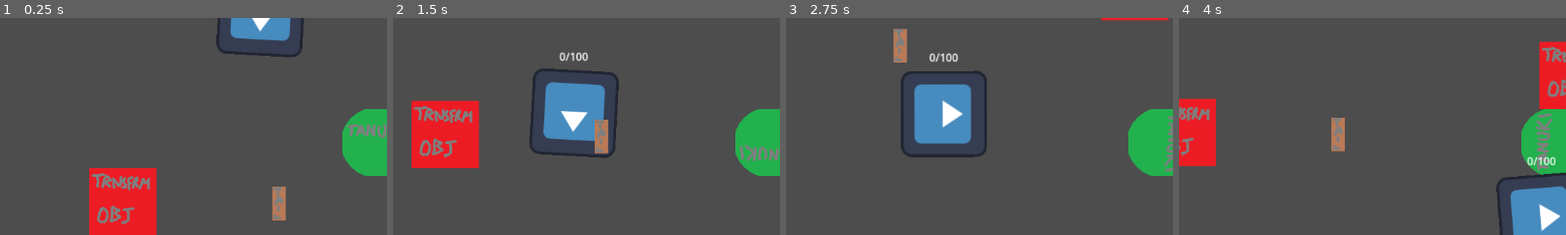
Above: before the commit, frames 1-4 (left to right).
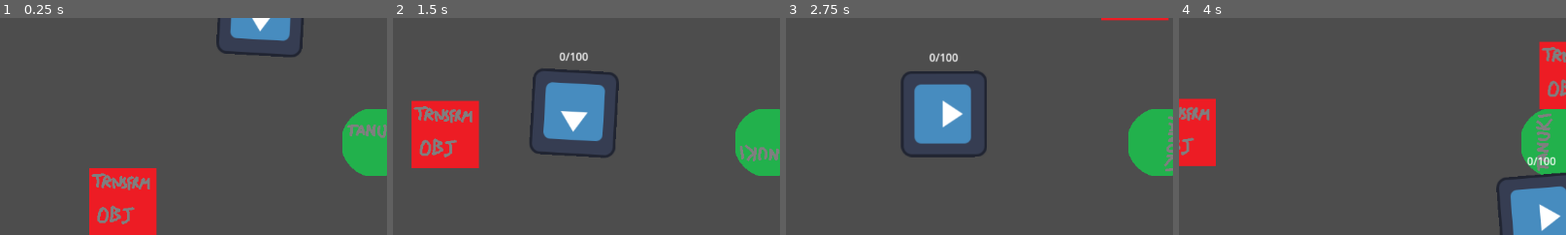
Above: after the commit, the same moments.

Repository: FinalExa/Tanuki
Game: Godot game, scene res://_Scenes/player_transform_test.tscn
Two runs of this game, one before a commit and one after it. Both use one fixed random seed, a clock stepped at 60 frames per second and the inputs below. The engine's default icon, where the game draws it, is replaced by a stand-in: a white triangle on a blue panel in a dark square.
Inputs:
- Up to frame 1 (0.25 s): no input
- Up to frame 2 (1.5 s): hold D (right) 0.53-1.28 s; tap E (transformation) at 0.6 s; hold S (down) from 1.28 s (still down); tap Shift (interact) at 1.35 s
- Up to frame 3 (2.75 s): tap E (transformation) at 1.55, 2.1 s; release S (down) at 2.03 s; hold D (right) from 2.03 s (still down)
- Up to frame 4 (4 s): release D (right) at 2.78 s; hold W (up) 2.78-3.53 s; tap E (transformation) at 2.85, 3.8 s; hold A (left) from 3.53 s (still down); tap Shift (interact) at 3.6 s
The pictures show only the part of the screen within x 2-51%, y 21-71%; the shares and areas given below are measured in that part.

The runs differ from the first frame. In frame 1, 0.5% of the frame differs, in the area x 70-74%, y 77-94%; in frame 2, 0.5%; in frame 3, 0.5%; in frame 4, 0.5%.

Commit message:
now working with tail too

Diff:
--- a/Enemies/Scripts/GuardCheck.gd
+++ b/Enemies/Scripts/GuardCheck.gd
@@ -34,7 +34,7 @@
 			direction = direction.normalized()
 			var query = PhysicsRayQueryParameters2D.create(controllerRef.position, rayTargets[i].global_position)
 			var result = space_state.intersect_ray(query)
-			if (result && result != { } && result.collider == controllerRef.characterRef):
+			if (result && result != { } && (result.collider == controllerRef.characterRef || result.collider == controllerRef.characterRef.tailRef)):
 				determine_suspicion_type(result.collider, delta)
 				break
 
@@ -55,11 +55,11 @@
 		else:
 			print("no conditions fullfilled")
 
-
 func _on_body_entered(body):
-	if (body == controllerRef.characterRef):
+	print(body.name)
+	if (body == controllerRef.characterRef || body == controllerRef.characterRef.tailRef):
 		checkWithRayCast = true
 
 func _on_body_exited(body):
-	if (body == controllerRef.characterRef):
+	if (body == controllerRef.characterRef || body == controllerRef.characterRef.tailRef):
 		checkWithRayCast = false
--- a/PlayerCharacter/PlayerCharacter.tscn
+++ b/PlayerCharacter/PlayerCharacter.tscn
@@ -6,7 +6,7 @@
 [ext_resource type="PackedScene" uid="uid://cek5x81rd0yiw" path="res://UI/ui.tscn" id="2_d3p1y"]
 [ext_resource type="Texture2D" uid="uid://dyiale1jrkaxh" path="res://PlayerCharacter/Sprites/PlayerSprite.png" id="2_qjwsv"]
 [ext_resource type="Script" path="res://PlayerCharacter/Scripts/TransformationChange.gd" id="3_bjmh7"]
-[ext_resource type="PackedScene" uid="uid://8kq357xda744" path="res://PlayerCharacter/tail.tscn" id="4_yivsb"]
+[ext_resource type="PackedScene" uid="uid://bqguar4cro7y5" path="res://PlayerCharacter/Tail.tscn" id="6_gubbw"]
 
 [sub_resource type="CircleShape2D" id="CircleShape2D_nxjry"]
 radius = 50.01
@@ -33,15 +33,19 @@
 [node name="Sprite2D" type="Sprite2D" parent="Rotator"]
 texture = ExtResource("2_qjwsv")
 
-[node name="TransformationChange" type="Node2D" parent="Rotator"]
+[node name="TransformationChange" type="Node2D" parent="Rotator" node_paths=PackedStringArray("tailRef", "tailLocation")]
 script = ExtResource("3_bjmh7")
 transformationDuration = 10
 tailActivationTime = 3
 timeRefundOnReactivation = 2
+tailRef = NodePath("Tail")
+tailLocation = NodePath("TailLocation")
 transformationLockDuration = 1
 
-[node name="Tail" parent="Rotator/TransformationChange" instance=ExtResource("4_yivsb")]
-position = Vector2(0, 72)
+[node name="TailLocation" type="Node2D" parent="Rotator/TransformationChange"]
+position = Vector2(0, 75)
+
+[node name="Tail" parent="Rotator/TransformationChange" instance=ExtResource("6_gubbw")]
 
 [node name="Movement" type="Node2D" parent="Rotator" node_paths=PackedStringArray("rigidbodyRef")]
 script = ExtResource("1_7j0ss")
--- a/PlayerCharacter/Scripts/PlayerCharacter.gd
+++ b/PlayerCharacter/Scripts/PlayerCharacter.gd
@@ -5,8 +5,13 @@
 signal unset_temp_trs
 signal give_self_reference
 
+var sceneRef: Node2D
 @export var tailRef: Node2D
 @export var transformationChangeRef: TransformationChange
+
+func _ready():
+	sceneRef = self.get_parent()
+	transformationChangeRef.sceneRef = sceneRef
 
 func _on_transformation_object_set_trs_ready(trsName, speed, properties):
 	emit_signal("set_temp_trs", trsName, speed, properties)
--- a/PlayerCharacter/Scripts/TransformationChange.gd
+++ b/PlayerCharacter/Scripts/TransformationChange.gd
@@ -20,7 +20,8 @@
 @export var transformationDuration = 0
 @export var tailActivationTime = 0
 @export var timeRefundOnReactivation = 0
-var tailReference
+@export var tailRef: Node2D
+@export var tailLocation: Node2D
 var tailInstance
 var transformationTimer
 
@@ -28,11 +29,11 @@
 var transformationLockTimer
 var transformationLock = false
 
+var sceneRef: Node2D
+
 func _ready():
 	transformationTimer = 0
-	tailReference = self.get_child(0)
-	tailInstance = self.get_child(0)
-	self.remove_child(tailInstance)
+	self.remove_child(tailRef)
 
 func _process(delta):
 	set_new_transformation()
@@ -72,17 +73,22 @@
 func deactivate_transformation():
 	emit_signal("reset_speed")
 	isTransformed = false
-	if (self.get_child_count()>0):
-		self.remove_child(tailInstance)
+	if (tailInstance != null):
+		sceneRef.remove_child(tailInstance)
+		tailInstance = null
 	transformation_lock_activate()
 
 func transformation_active(delta):
 	if (isTransformed):
 		if (transformationTimer<transformationDuration):
 			transformationTimer=clamp(transformationTimer+delta,0,transformationDuration)
-			if(transformationTimer>=tailActivationTime && self.get_child_count() == 0):
-				add_child(tailReference)
-				tailInstance = self.get_child(0)
+			if(transformationTimer>=tailActivationTime && tailInstance == null):
+				sceneRef.add_child(tailRef)
+				for i in sceneRef.get_child_count():
+					if (sceneRef.get_child(i) == tailRef):
+						tailInstance = sceneRef.get_child(i)
+						tailInstance.objectToTrack = tailLocation
+						break
 		else:
 			deactivate_transformation()
 	else:
--- /dev/null
+++ b/PlayerCharacter/TailFollow.gd
@@ -0,0 +1,7 @@
+extends StaticBody2D
+
+var objectToTrack: Node2D
+
+func _process(delta):
+	self.position = objectToTrack.global_position
+	self.rotation = objectToTrack.global_rotation
--- a/PlayerCharacter/tail.tscn
+++ b/PlayerCharacter/tail.tscn
@@ -1,16 +1,18 @@
-[gd_scene load_steps=3 format=3 uid="uid://8kq357xda744"]
+[gd_scene load_steps=4 format=3 uid="uid://bqguar4cro7y5"]
 
-[ext_resource type="Texture2D" uid="uid://b5u0mmv35267g" path="res://PlayerCharacter/Sprites/tail.png" id="1_lcwc3"]
+[ext_resource type="Texture2D" uid="uid://b5u0mmv35267g" path="res://PlayerCharacter/Sprites/tail.png" id="1_fayqy"]
+[ext_resource type="Script" path="res://PlayerCharacter/TailFollow.gd" id="1_v2iih"]
 
-[sub_resource type="RectangleShape2D" id="RectangleShape2D_oqrom"]
-size = Vector2(20, 56)
+[sub_resource type="RectangleShape2D" id="RectangleShape2D_qfj45"]
+size = Vector2(48, 49)
 
 [node name="Tail" type="StaticBody2D"]
-collision_layer = 4
+position = Vector2(0, 75)
+collision_layer = 11
+script = ExtResource("1_v2iih")
 
 [node name="CollisionShape2D" type="CollisionShape2D" parent="."]
-position = Vector2(0, 1)
-shape = SubResource("RectangleShape2D_oqrom")
+shape = SubResource("RectangleShape2D_qfj45")
 
 [node name="Sprite2D" type="Sprite2D" parent="."]
-texture = ExtResource("1_lcwc3")
+texture = ExtResource("1_fayqy")
--- a/_Scenes/player_transform_test.tscn
+++ b/_Scenes/player_transform_test.tscn
@@ -1,9 +1,8 @@
-[gd_scene load_steps=6 format=3 uid="uid://d34wwl7yqbe5r"]
+[gd_scene load_steps=5 format=3 uid="uid://d34wwl7yqbe5r"]
 
 [ext_resource type="PackedScene" uid="uid://dvqsbkk55uw2f" path="res://PlayerCharacter/PlayerCharacter.tscn" id="1_lxk7a"]
 [ext_resource type="PackedScene" uid="uid://dkix8gwtvv1ki" path="res://TransformationObjects/transformation_object.tscn" id="2_67gti"]
 [ext_resource type="PackedScene" uid="uid://bemukmxeqw8vh" path="res://Enemies/Guard.tscn" id="3_kj1fg"]
-[ext_resource type="PackedScene" uid="uid://8kq357xda744" path="res://PlayerCharacter/tail.tscn" id="4_b08f8"]
 
 [sub_resource type="NavigationPolygon" id="NavigationPolygon_71oav"]
 vertices = PackedVector2Array(576, 320, -576, 320, -576, -320, 576, -320)
@@ -26,9 +25,9 @@
 [node name="Guard" parent="." node_paths=PackedStringArray("moveActions") instance=ExtResource("3_kj1fg")]
 isInPatrol = true
 patrolActions = Array[int]([1, 1, 0, 2, 0, 1, 2, 0, 1, 0])
-waitActions = Array[float]([2.0, 2.0, 2.0, 2.0])
+waitActions = Array[float]([2.0, 2.0, 5.0, 2.0])
 moveActions = [NodePath("../FirstCheckPoint"), NodePath("../SecondCheckPoint"), NodePath("../FirstCheckPoint"), NodePath("../ThirdCheckPoint")]
-lookActions = Array[int]([1, 0])
+lookActions = Array[int]([1, 2])
 
 [node name="NavigationRegion2D" type="NavigationRegion2D" parent="."]
 navigation_polygon = SubResource("NavigationPolygon_71oav")
@@ -42,9 +41,6 @@
 [node name="ThirdCheckPoint" type="Node2D" parent="."]
 position = Vector2(-360, -200)
 
-[node name="Tail" parent="." instance=ExtResource("4_b08f8")]
-position = Vector2(-144, 91)
-
 [connection signal="give_self_reference" from="PlayerCharacter" to="Guard" method="_on_player_character_give_self_reference"]
 [connection signal="set_trs_notReady" from="TransformationObject" to="PlayerCharacter" method="_on_transformation_object_set_trs_not_ready"]
 [connection signal="set_trs_ready" from="TransformationObject" to="PlayerCharacter" method="_on_transformation_object_set_trs_ready"]
